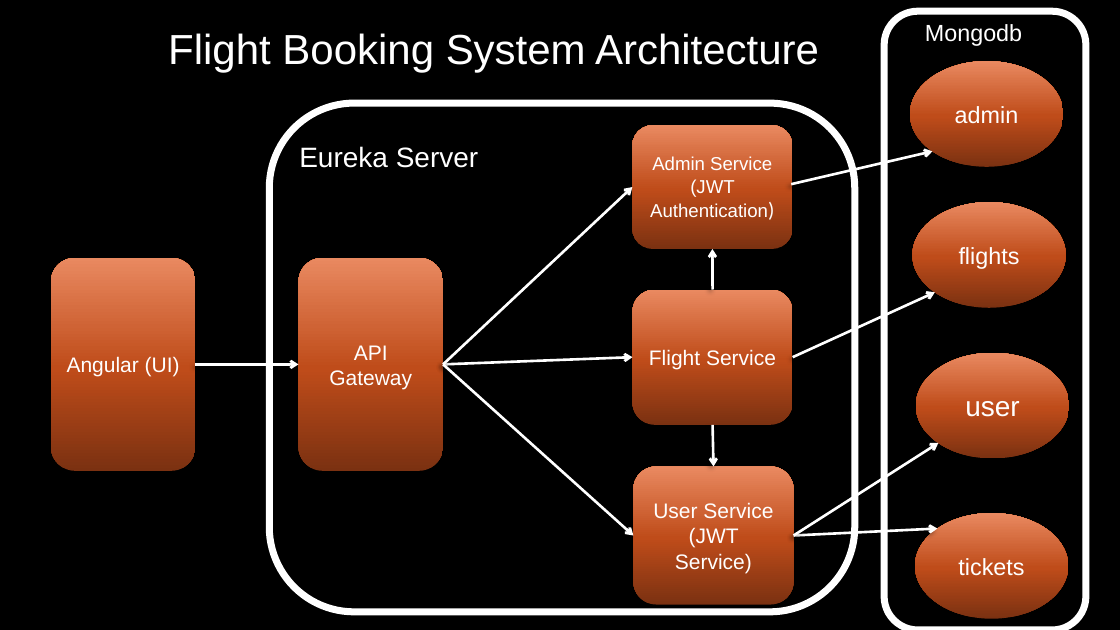
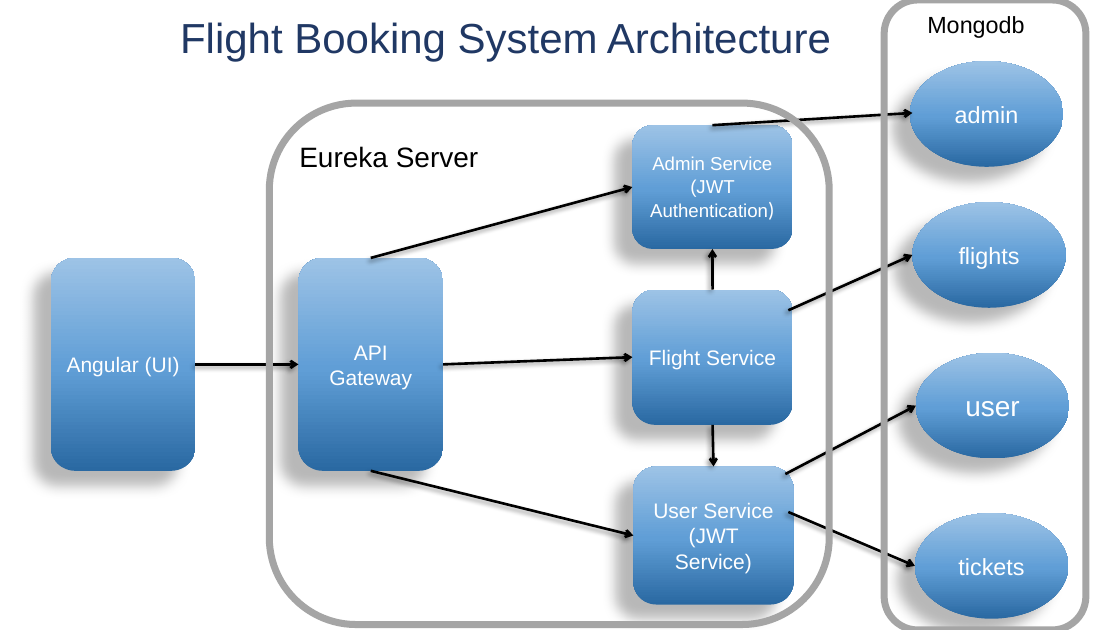
Before and after one commit to AryanChouhan10/Case_Study_Flight_Booking, a slide deck: slide 1 of FlightBookingSystemArchitecture.pptx. Drawn at 1120x630 pixels with LibreOffice and Linux fonts; fonts in the diff are those of the drawing. Boxes give left, top, right and bottom in pixels: in the first picture for what was removed or moved away, otherwise in the second. Text is boxed around its words. In the diff, an @@ line names an element or a change of style, - is before the commit and + after.

```diff
--- a/FlightBookingSystemArchitecture.pptx
+++ b/FlightBookingSystemArchitecture.pptx
@@ background #000000 to #FFFFFF @@
@@ text "Flight Booking System Architecture": place and size @@
-text "Flight Booking System Architecture" at bbox=[168, 33, 819, 72]
+text "Flight Booking System Architecture" at bbox=[180, 22, 831, 62]
@@ text "Flight Booking System Architecture" at bbox=[180, 22, 831, 62]: text colour #FFFFFF to #203864 @@
@@ rounded rectangle: place and size @@
-rounded rectangle at bbox=[885, 11, 1086, 630]
+rounded rectangle at bbox=[885, 0, 1086, 630]
@@ rounded rectangle at bbox=[885, 0, 1086, 630]: outline #FFFFFF 6 pt to #A5A5A5 6 pt @@
@@ text "Mongodb" at bbox=[927, 16, 1024, 38]: text colour #FFFFFF to #000000 @@
@@ text "Mongodb": place and size @@
-text "Mongodb" at bbox=[925, 24, 1022, 46]
+text "Mongodb" at bbox=[927, 16, 1024, 38]
@@ rounded rectangle at bbox=[270, 103, 830, 625]: outline #FFFFFF 6 pt to #A5A5A5 6 pt @@
@@ rounded rectangle: place and size @@
-rounded rectangle at bbox=[270, 103, 855, 613]
+rounded rectangle at bbox=[270, 103, 830, 625]
@@ arrow moved from (791, 184) - (933, 151) to (712, 125) - (912, 113) @@
@@ arrow (712, 125) - (912, 113): stroke #FFFFFF 2.25 pt to #000000 2.25 pt @@
@@ text "Eureka Server" at bbox=[299, 146, 478, 168]: text colour #FFFFFF to #000000 @@
@@ arrow moved from (443, 365) - (633, 187) to (371, 258) - (633, 187) @@
@@ arrow (371, 258) - (633, 187): stroke #FFFFFF 2.25 pt to #000000 2.25 pt @@
@@ fill gradient #7B3111 to #BF4C1A to #E98960 to gradient #2A69A2 to #609ED6 to #9DC3E6 in 9 elements at bbox=[633, 125, 793, 249], bbox=[633, 290, 793, 425], bbox=[634, 466, 794, 604], bbox=[910, 61, 1063, 167], bbox=[916, 353, 1069, 459], bbox=[915, 513, 1068, 619], bbox=[912, 202, 1065, 308], bbox=[51, 258, 196, 471], bbox=[298, 258, 443, 471] @@
@@ arrow (712, 290) - (712, 249): stroke #FFFFFF 2.25 pt to #000000 2.25 pt @@
@@ arrow moved from (793, 357) - (935, 292) to (789, 310) - (912, 255) @@
@@ arrow (789, 310) - (912, 255): stroke #FFFFFF 2.25 pt to #000000 2.25 pt @@
@@ arrow (443, 365) - (633, 357): stroke #FFFFFF 2.25 pt to #000000 2.25 pt @@
@@ arrow (196, 365) - (298, 365): stroke #FFFFFF 2.25 pt to #000000 2.25 pt @@
@@ arrow moved from (794, 536) - (939, 443) to (786, 474) - (916, 406) @@
@@ arrow (786, 474) - (916, 406): stroke #FFFFFF 2.25 pt to #000000 2.25 pt @@
@@ arrow (712, 425) - (713, 466): stroke #FFFFFF 2.25 pt to #000000 2.25 pt @@
@@ arrow moved from (443, 365) - (634, 536) to (371, 471) - (634, 536) @@
@@ arrow (371, 471) - (634, 536): stroke #FFFFFF 2.25 pt to #000000 2.25 pt @@
@@ arrow moved from (794, 536) - (938, 528) to (789, 513) - (915, 566) @@
@@ arrow (789, 513) - (915, 566): stroke #FFFFFF 2.25 pt to #000000 2.25 pt @@
```
